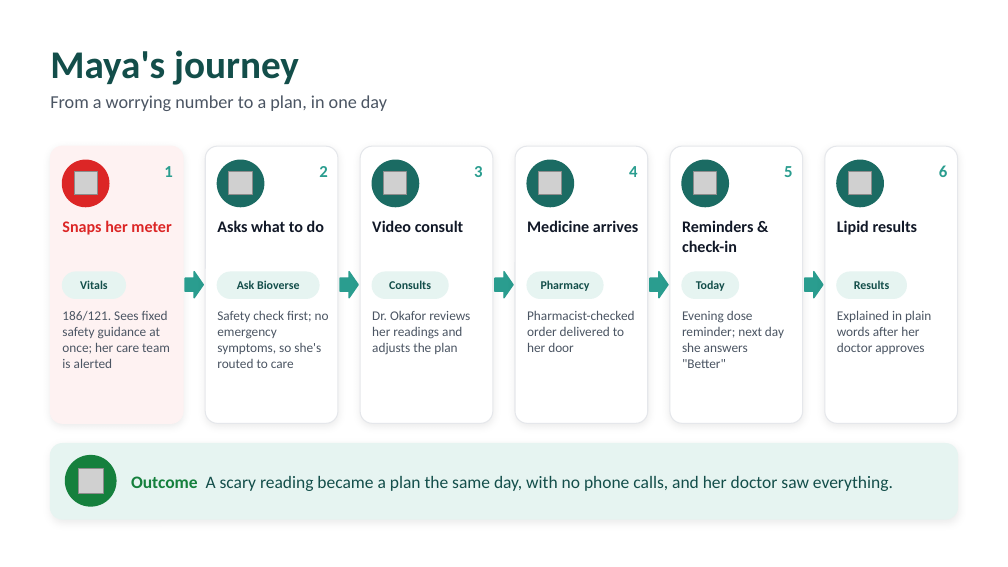
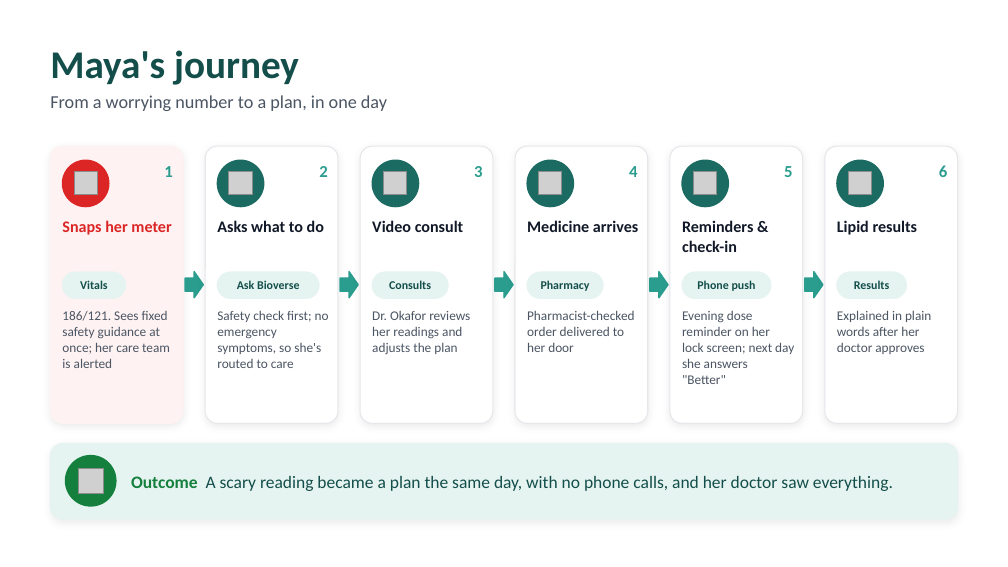
Before and after one commit to dilleeps/BioverseMyCare, a slide deck: slide 6 of docs/presentations/Bioverse-One-Personas.pptx (slide 4 before the commit). Drawn at 1008x567 pixels with LibreOffice and Linux fonts; fonts in the diff are those of the drawing; grey boxes stand for pictures. Boxes give left, top, right and bottom in pixels: in the first picture for what was removed or moved away, otherwise in the second. Text is boxed around its words. In the diff, an @@ line names an element or a change of style, - is before the commit and + after.

```diff
--- a/docs/presentations/Bioverse-One-Personas.pptx
+++ b/docs/presentations/Bioverse-One-Personas.pptx
@@ rounded rectangle: place and size @@
-rounded rectangle at [682,272,739,298]
+rounded rectangle at [682,272,771,298]
@@ text at [697,280,756,291]: text changed @@
-Today
+Phone push
@@ text at [682,311,794,384]: text changed @@
-Evening dose reminder; next day she answers "Better"
+Evening dose reminder on her lock screen; next day she answers "Better"
```
Also in this commit, not shown: 13 other slides changed, 2 slides added.
